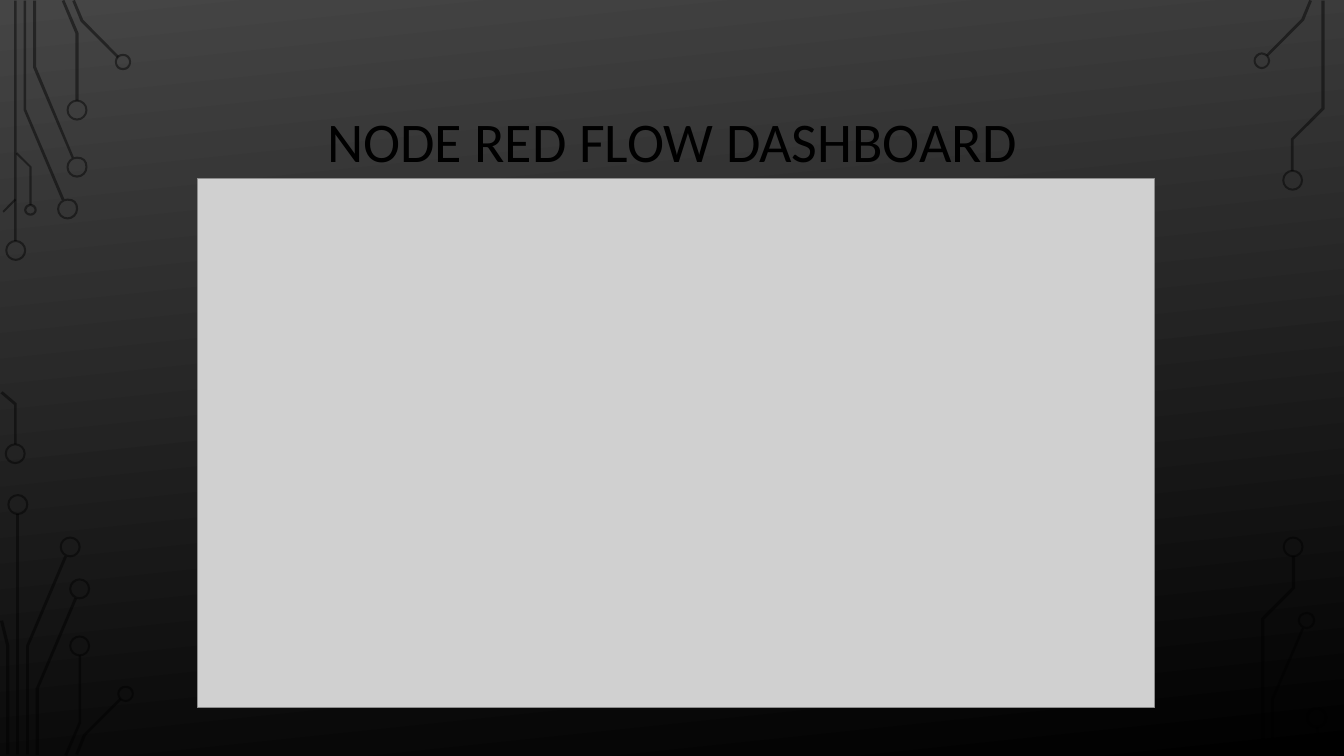
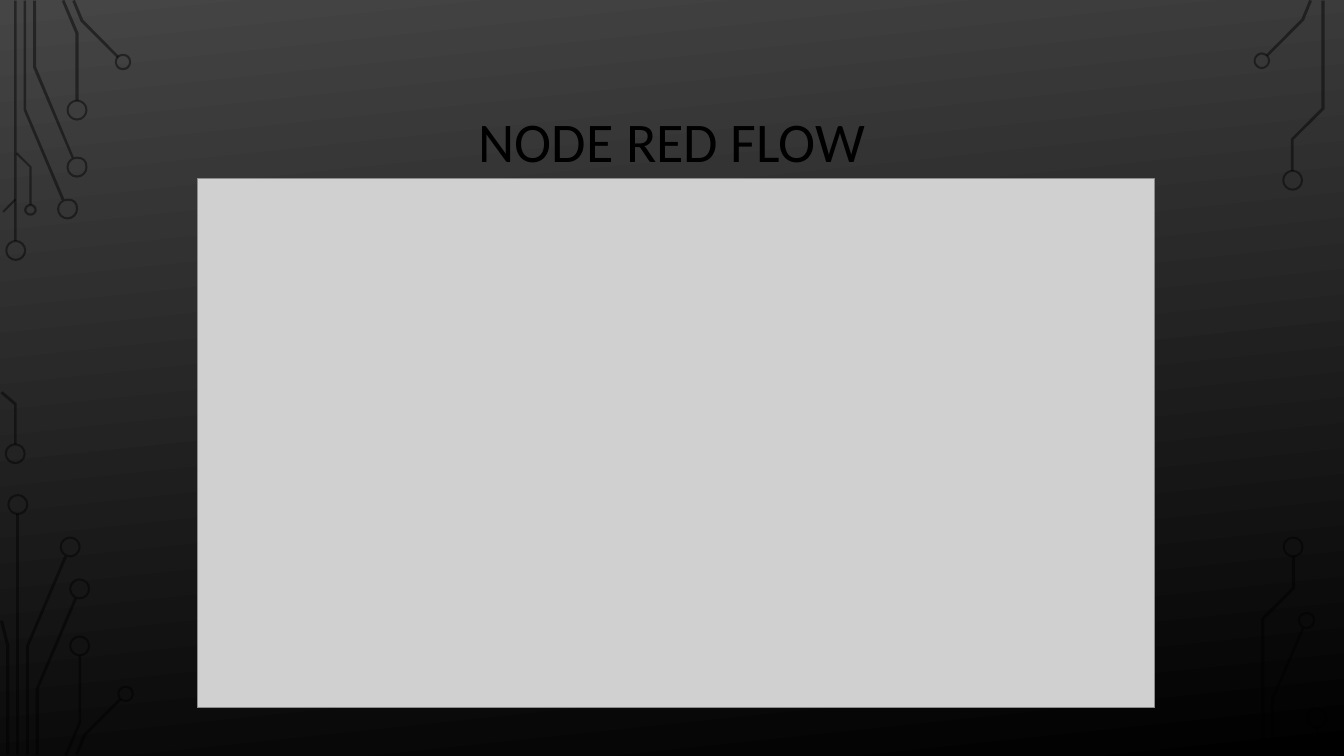
Before and after one commit to liviobue/iot_project, a slide deck: slide 18 of Presentation/Presentation.pptx. Drawn at 1344x756 pixels with LibreOffice and Linux fonts; fonts in the diff are those of the drawing; grey boxes stand for pictures; background and template pictures are left out. Boxes give left, top, right and bottom in pixels: in the first picture for what was removed or moved away, otherwise in the second. Text is boxed around its words. In the diff, an @@ line names an element or a change of style, - is before the commit and + after.

Commit message:
changes

```diff
--- a/Presentation/Presentation.pptx
+++ b/Presentation/Presentation.pptx
@@ title at [479,126,865,162]: text changed @@
-NODE RED FLOW DASHBOARD
+NODE RED FLOW
```
Also in this commit, not shown: 3 other slides changed, 1 slide removed.
